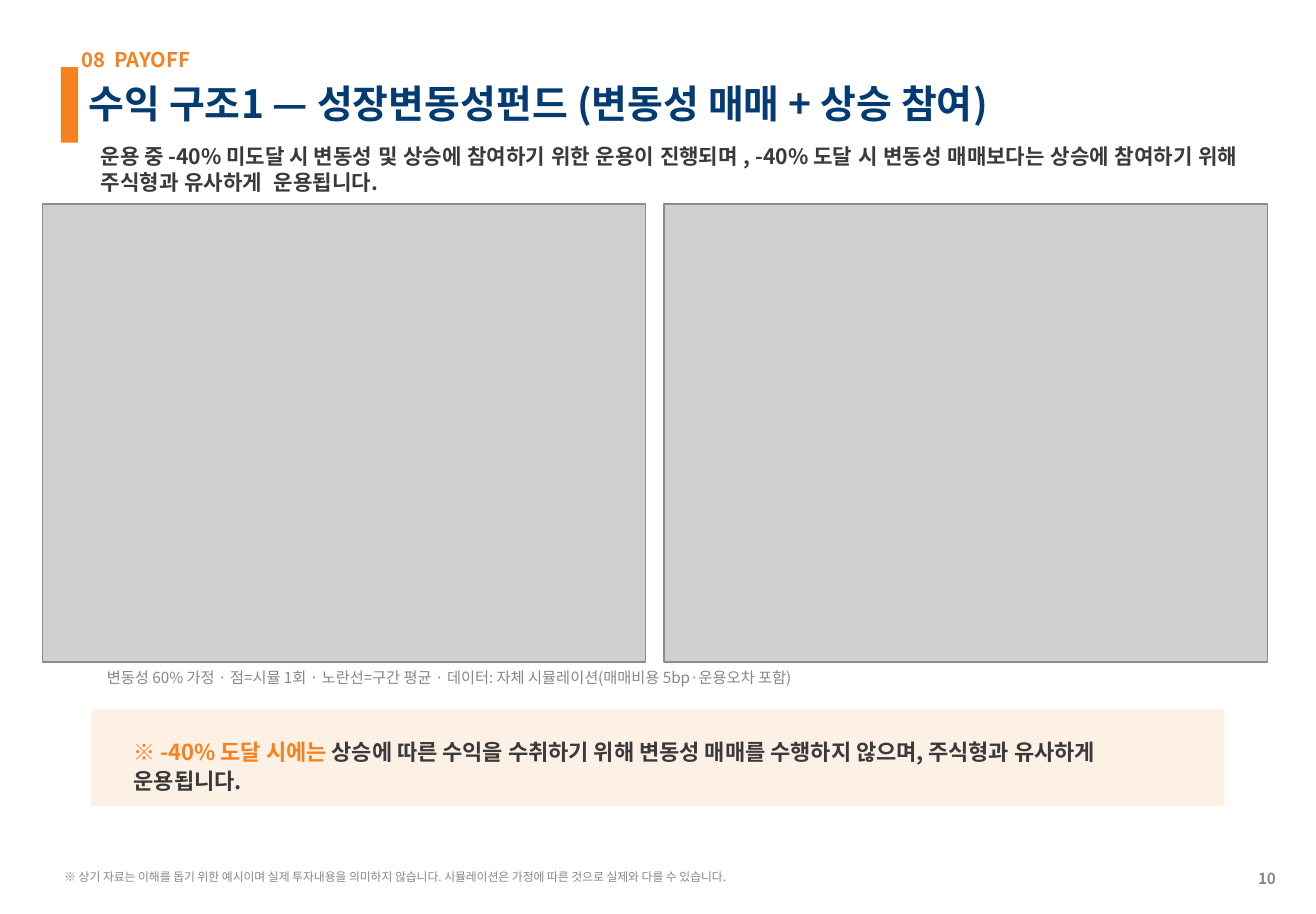
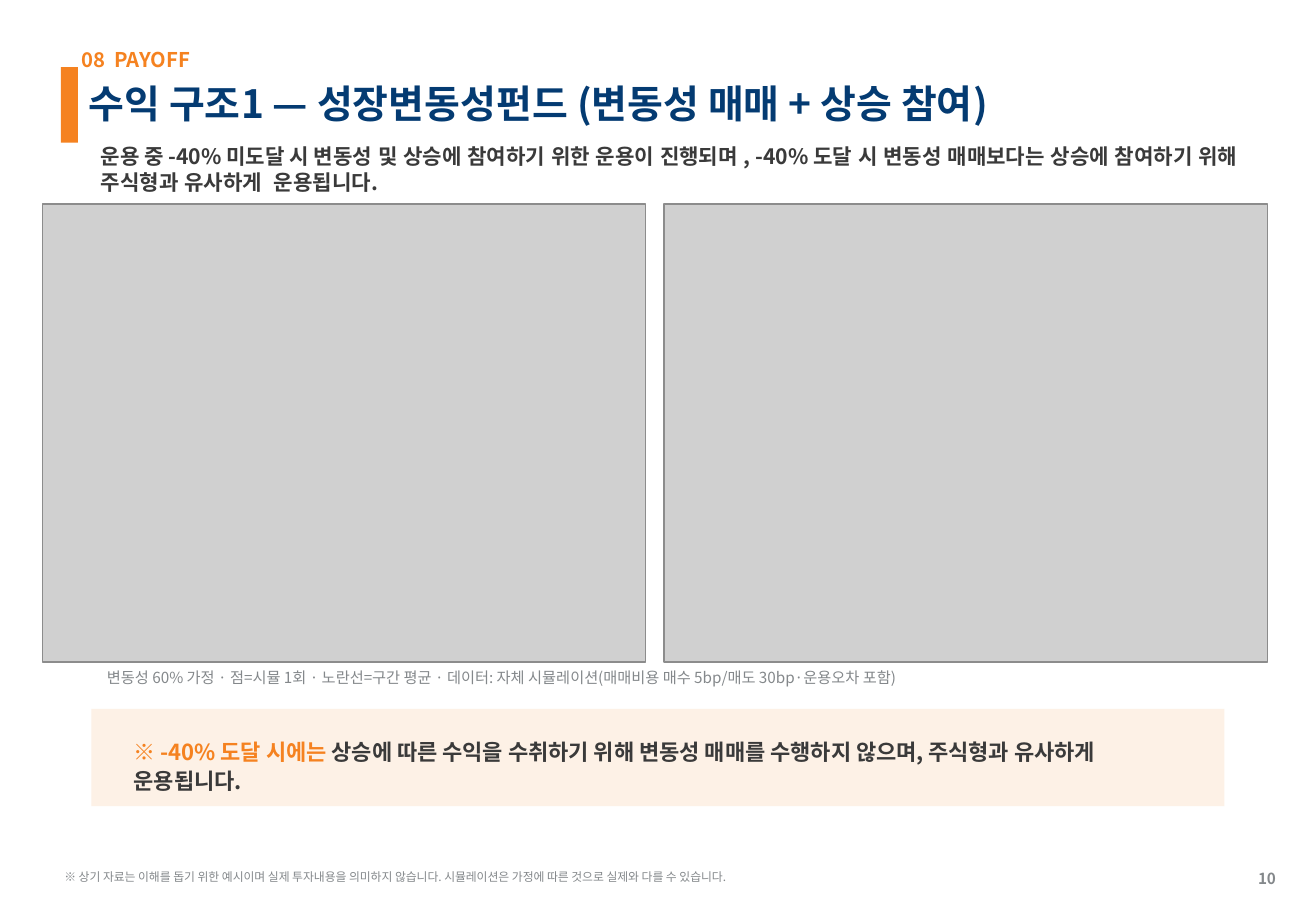
Before and after one commit to gamer383-bit/Volatility-Fund, a slide deck: slide 10 of 제안서/변동성하베스트펀드_AITop2_v1_20260715.pptx. Drawn at 1316x914 pixels with LibreOffice and Linux fonts; fonts in the diff are those of the drawing; grey boxes stand for pictures. Boxes give left, top, right and bottom in pixels: in the first picture for what was removed or moved away, otherwise in the second. Text is boxed around its words. In the diff, an @@ line names an element or a change of style, - is before the commit and + after.

```diff
--- a/제안서/변동성하베스트펀드_AITop2_v1_20260715.pptx
+++ b/제안서/변동성하베스트펀드_AITop2_v1_20260715.pptx
@@ text at [107,670,896,687]: text changed @@
-변동성 60% 가정 · 점=시뮬 1회 · 노란선=구간 평균 · 데이터: 자체 시뮬레이션(매매비용 5bp·운용오차 포함)
+변동성 60% 가정 · 점=시뮬 1회 · 노란선=구간 평균 · 데이터: 자체 시뮬레이션(매매비용 매수 5bp/매도 30bp·운용오차 포함)
```
Also in this commit, not shown: 3 other slides changed, 4 other files.
